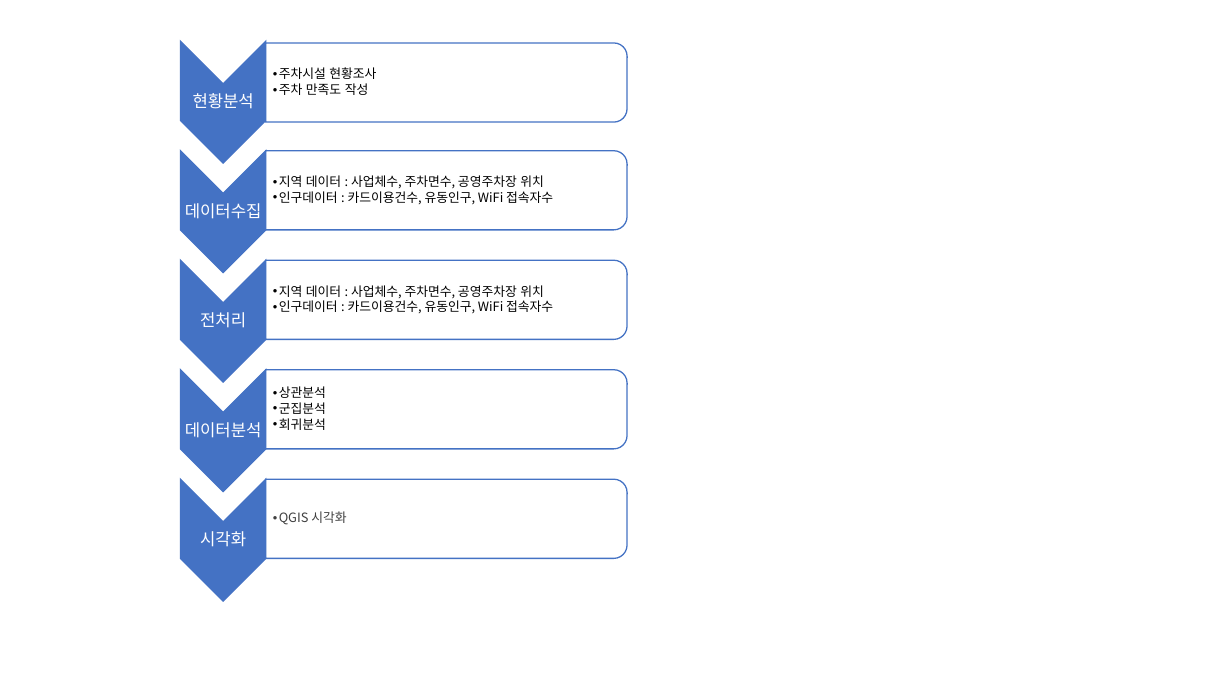
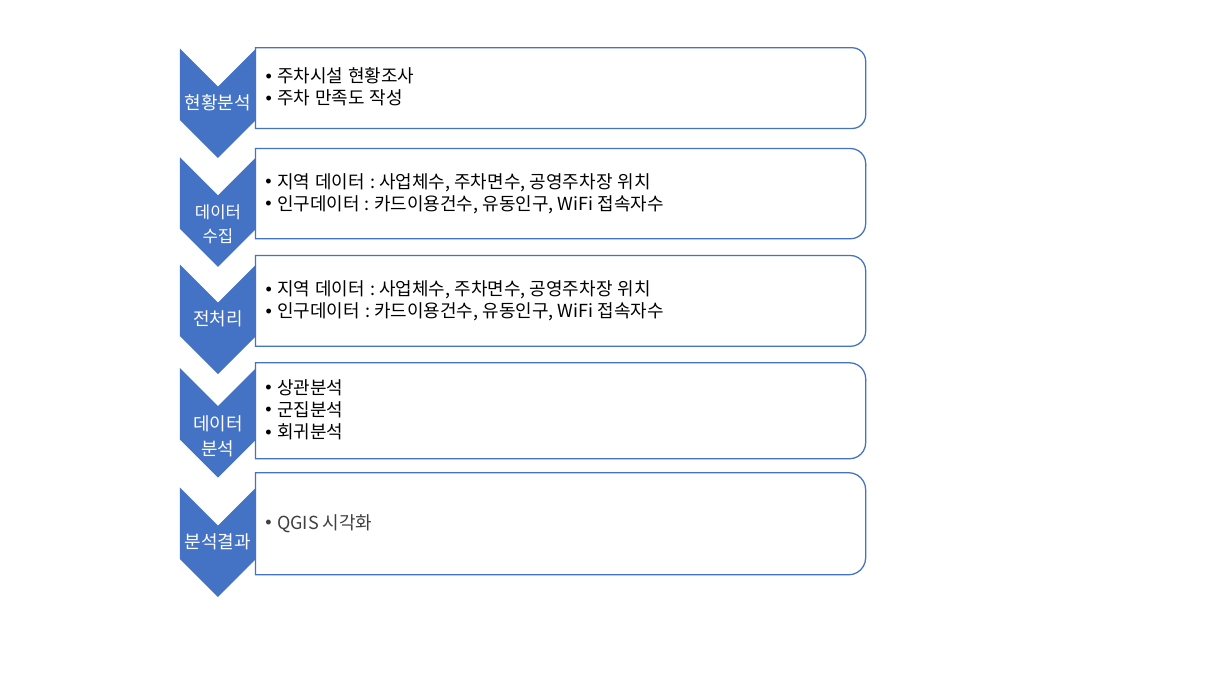
Before and after one commit to kdh6115/Public_Park_Project, a slide deck: slide 1 of 분석프로세스.pptx. Drawn at 1232x693 pixels with LibreOffice and Linux fonts; fonts in the diff are those of the drawing. Boxes give left, top, right and bottom in pixels: in the first picture for what was removed or moved away, otherwise in the second. Text is boxed around its words. In the diff, an @@ line names an element or a change of style, - is before the commit and + after.

```diff
--- a/분석프로세스.pptx
+++ b/분석프로세스.pptx
@@ chevron: place and size @@
-chevron at <box>181,41,266,163</box>
+chevron at <box>181,50,256,158</box>
@@ round same rect: place and size @@
-round same rect at <box>266,43,627,122</box>
+round same rect at <box>256,48,866,128</box>
@@ text "현황분석" at <box>185,94,251,111</box>: size 13 to 14 pt @@
@@ round same rect: place and size @@
-round same rect at <box>266,150,627,230</box>
+round same rect at <box>256,148,866,238</box>
@@ chevron: place and size @@
-chevron at <box>181,151,266,273</box>
+chevron at <box>181,159,256,266</box>
@@ text at <box>195,204,241,244</box>: text changed @@
-데이터수집
+데이터
+수집
@@ chevron: place and size @@
-chevron at <box>181,260,266,382</box>
+chevron at <box>181,266,256,373</box>
@@ round same rect: place and size @@
-round same rect at <box>266,260,627,340</box>
+round same rect at <box>256,255,866,346</box>
@@ text "전처리" at <box>193,310,243,327</box>: size 13 to 14 pt @@
@@ chevron: place and size @@
-chevron at <box>181,370,266,492</box>
+chevron at <box>181,369,256,476</box>
@@ text "상관분석": place and size @@
-text "상관분석" at <box>279,386,326,430</box>
+text "상관분석" at <box>277,379,343,440</box>
@@ round same rect: place and size @@
-round same rect at <box>266,369,627,449</box>
+round same rect at <box>256,362,866,458</box>
@@ text at <box>193,415,243,457</box>: text changed; size 13 to 14 pt @@
-데이터분석
+데이터
+분석
@@ size 10 to 14 pt; indent changed in 5 elements at <box>277,67,414,106</box>, <box>277,173,664,214</box>, <box>277,280,664,321</box>, <box>277,379,343,440</box>, <box>277,514,373,533</box> @@
@@ round same rect: place and size @@
-round same rect at <box>266,479,627,559</box>
+round same rect at <box>256,473,866,575</box>
@@ chevron: place and size @@
-chevron at <box>181,479,266,601</box>
+chevron at <box>181,489,256,597</box>
@@ text added at <box>185,533,251,550</box>, 14 pt, text #FFFFFF @@
+분석결과
@@ text removed at <box>200,531,246,547</box> @@
-시각화
```
Also in this commit, not shown: 1 slide added, 7 other files.
